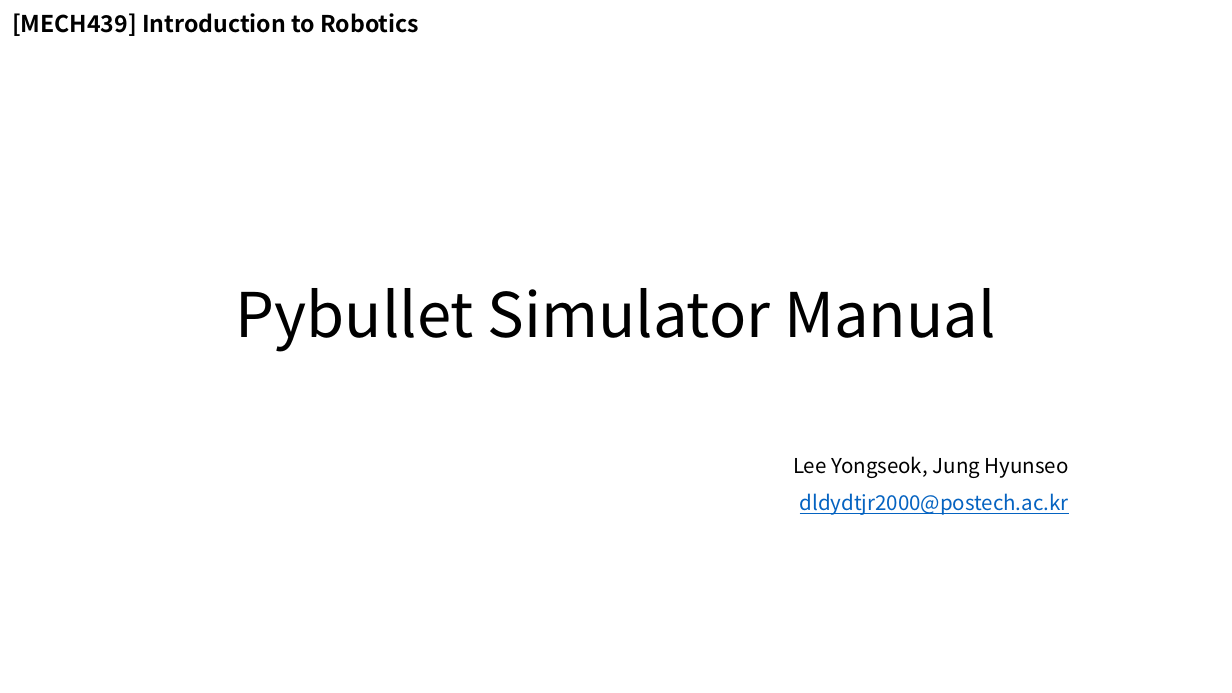
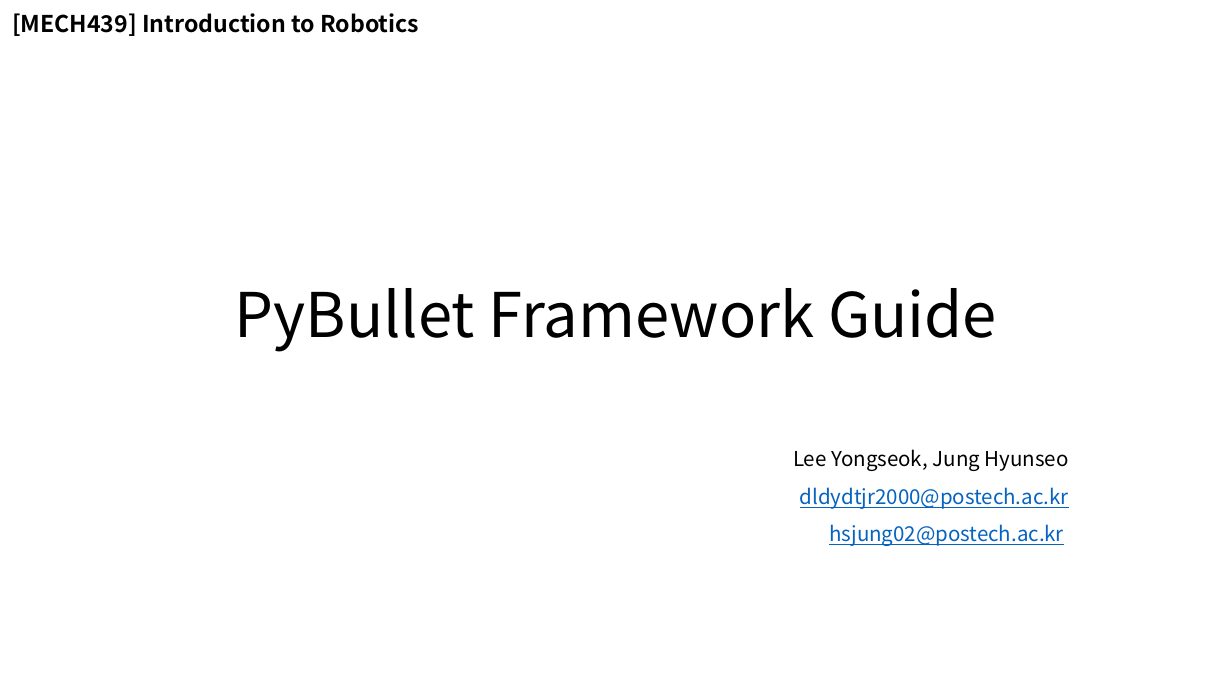
Before and after one commit to 0LYS0/mech439_pybullet, a slide deck: slide 1 of manual/Manual.pptx. Drawn at 1232x693 pixels with LibreOffice and Linux fonts; fonts in the diff are those of the drawing; background and template pictures are left out. Boxes give left, top, right and bottom in pixels: in the first picture for what was removed or moved away, otherwise in the second. Text is boxed around its words. In the diff, an @@ line names an element or a change of style, - is before the commit and + after.

Commit message:
Update manual & lecture pptx

```diff
--- a/manual/Manual.pptx
+++ b/manual/Manual.pptx
@@ title at box(235, 288, 997, 352): text changed @@
-Pybullet Simulator Manual
+PyBullet Framework Guide
@@ subtitle at box(829, 524, 1064, 546): paragraph added @@
+hsjung02@postech.ac.kr
```
Also in this commit, not shown: 5 other slides changed, 4 slides added, 7 slides removed, 24 other files.
